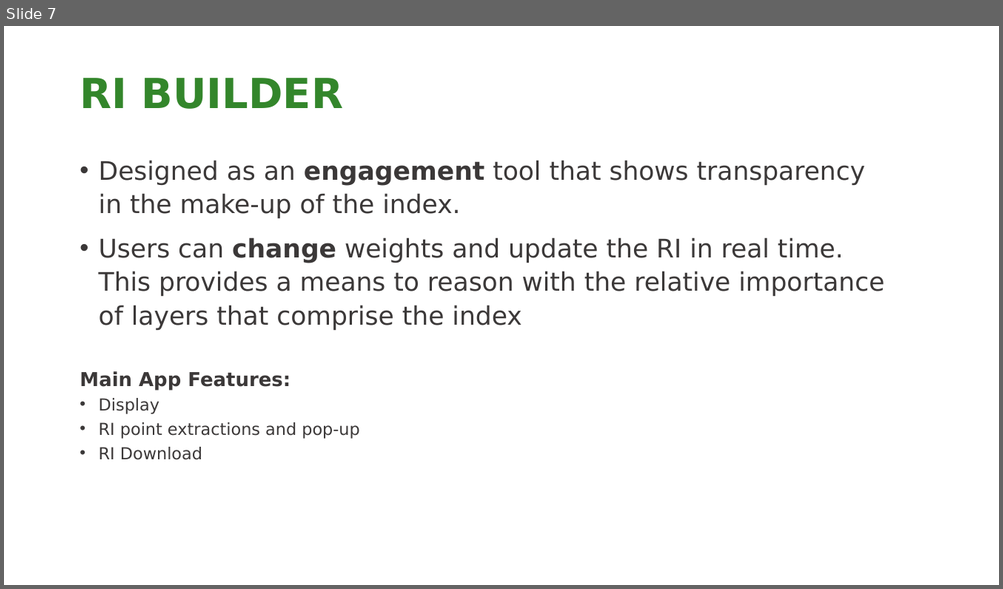
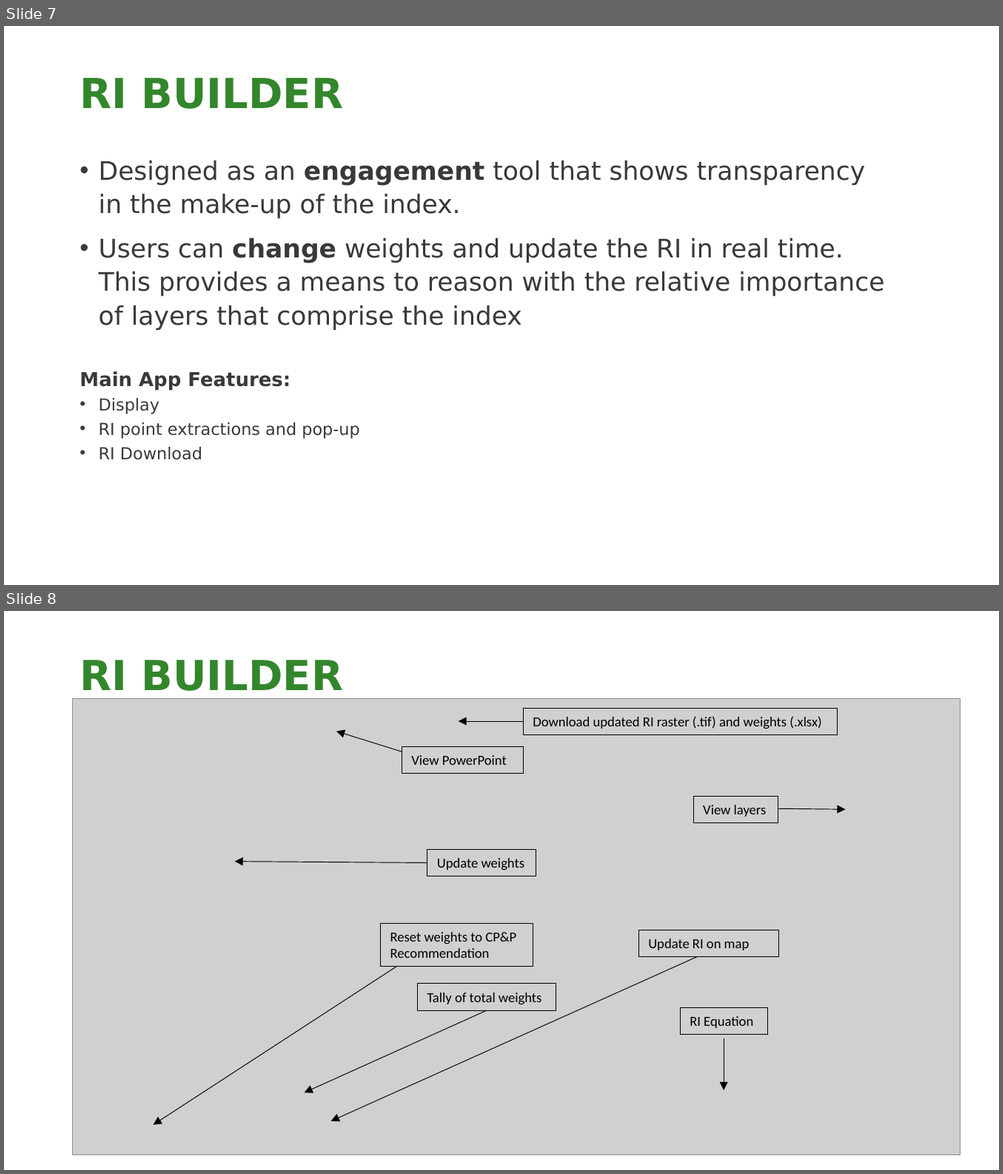
Before and after one commit to NCC-CNC/RI-proto, a slide deck: www/RI_GUIDE.pptx. Shown one above the other, each under a label of ours: slide 7 before the commit, slides 7 and 8 after it. The pictures are 1003x589 and 1003x1174 pixels, drawn with LibreOffice and Linux fonts; fonts in the diff are those of the drawing; grey boxes stand for pictures; background and template pictures are left out. Boxes give left, top, right and bottom in pixels: in the first picture for what was removed or moved away, otherwise in the second. Text is boxed around its words. In the diff, an @@ line names an element or a change of style, - is before the commit and + after.

```diff
--- a/www/RI_GUIDE.pptx
+++ b/www/RI_GUIDE.pptx
@@ slide 8 added at box(4, 611, 999, 1170), background picture (left out) @@
@@ title added at box(79, 660, 343, 699), 30 pt, text #33862B, bold @@
+RI BUILDER
@@ picture added at box(73, 698, 960, 1155) @@
@@ arrow added from (523, 721) to (458, 721), #000000 0.5 pt @@
@@ rectangle added at box(523, 709, 837, 735), outline #000000 0.75 pt, 10 pt, text #000000 @@
+Download updated RI raster (.tif) and weights (.xlsx)
@@ arrow added from (402, 752) to (336, 732), #000000 0.5 pt @@
@@ rectangle added at box(402, 746, 523, 773), outline #000000 0.75 pt, 10 pt, text #000000 @@
+View PowerPoint
@@ rectangle added at box(693, 796, 779, 823), outline #000000 0.75 pt, 10 pt, text #000000 @@
+View layers
@@ arrow added from (778, 809) to (845, 810), #000000 0.5 pt @@
@@ rectangle added at box(427, 850, 535, 877), outline #000000 0.75 pt, 10 pt, text #000000 @@
+Update weights
@@ arrow added from (427, 863) to (235, 862), #000000 0.5 pt @@
@@ rectangle added at box(380, 923, 532, 967), outline #000000 0.75 pt, 10 pt, text #000000 @@
+Reset weights to CP&P Recommendation
@@ rectangle added at box(638, 930, 779, 957), outline #000000 0.75 pt, 10 pt, text #000000 @@
+Update RI on map
@@ arrow added from (697, 957) to (331, 1121), #000000 0.5 pt @@
@@ arrow added from (396, 967) to (153, 1125), #000000 0.5 pt @@
@@ rectangle added at box(417, 984, 555, 1011), outline #000000 0.75 pt, 10 pt, text #000000 @@
+Tally of total weights
@@ rectangle added at box(680, 1008, 767, 1035), outline #000000 0.75 pt, 10 pt, text #000000 @@
+RI Equation
@@ arrow added from (486, 1011) to (304, 1093), #000000 0.5 pt @@
@@ arrow added from (723, 1039) to (723, 1091), #000000 0.5 pt @@
```
Also in this commit, not shown: 1 slide removed, 2 other files.
